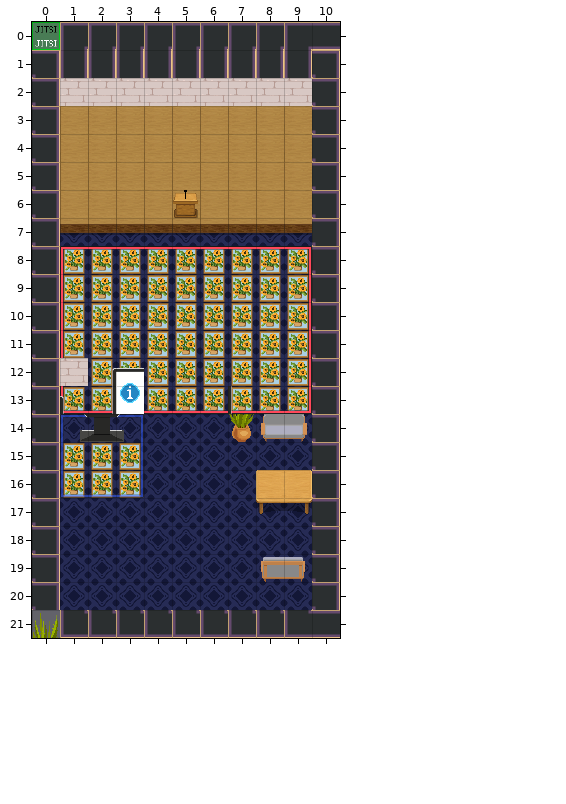
Tiled map (JSON): maps/lobby.tmj. Above is the file before it was changed.
Cells are 32x32 px. Shown: x 0..10, y 0..21. The commit also replaced the tileset; all pictures use the new one.
Now the later version:
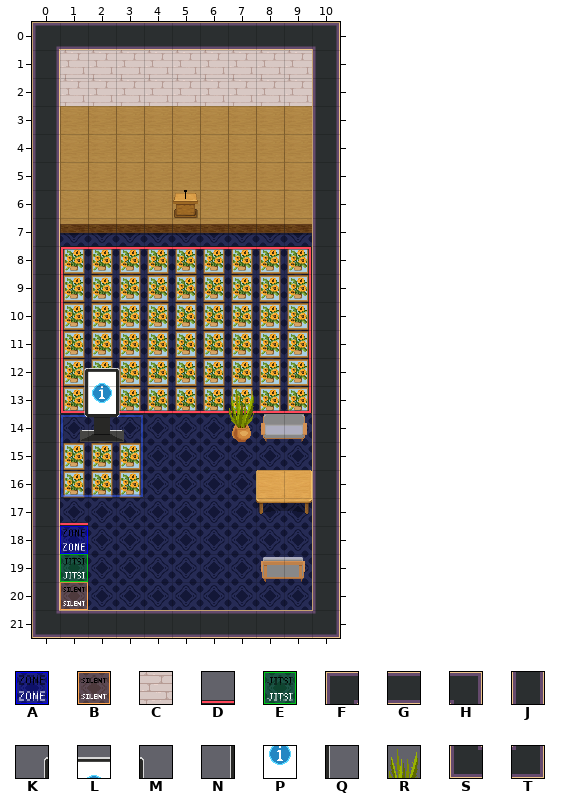
Key: from "Chunk 1": A 4, B 5, C 7, D 27, E 34, F 35, G 36, H 37, J 38, K 40, L 41, M 42, N 43, P 44, Q 45, R 46, S 47, T 49.
_ is an empty cell, . an unchanged one.
Tiles of an added or newly shown layer are drawn over the layers below it.
See-through tiles are keyed as they look on the map.
What changed:
--- layer "test" (added)
@@ x 1..1 @@
-17 _
-18 _
-19 _
-20 _
+17 D
+18 A
+19 E
+20 B
--- layer "wall_top"
@@ x 0..10 @@
- 0 EFFFFFFFFFG
- 1 HJJJJJJJJJH
- 2 H.........H
- 3 H.........H
- 4 H.........H
- 5 H.........H
- 6 H.........H
- 7 H.........H
- 8 H.........H
- 9 H.........H
-10 H.........H
-11 H.........H
-12 HCKL......H
-13 HMNP...Q..H
-14 H.........H
-15 H.........H
-16 H.........H
-17 H.........H
-18 H.........H
-19 H.........H
-20 H.........H
-21 RSSSSSSSSSG
+ 0 FGGGGGGGGGH
+ 1 JCCCCCCCCCJ
+ 2 J.........J
+ 3 J.........J
+ 4 J.........J
+ 5 J.........J
+ 6 J.........J
+ 7 J.........J
+ 8 J.........J
+ 9 J.........J
+10 J.........J
+11 J.........J
+12 JKLM......J
+13 JNPQ...R..J
+14 J.........J
+15 J.........J
+16 J.........J
+17 J.........J
+18 J.........J
+19 J.........J
+20 J.........J
+21 SGGGGGGGGGT
Boxes around the changes in both pictures, in picture pixels (x1, y1, x2, y2):
changed: (32, 22, 340, 638)
